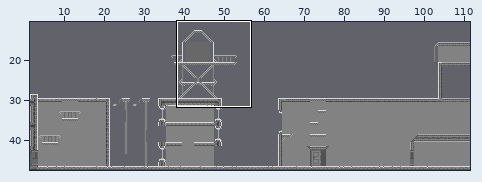
One commit to this Tiled map: resource/maps/fourth_level.tmx. The first picture is a wide view before the edit; the outline marks the close-up.
Close-up. As it was:
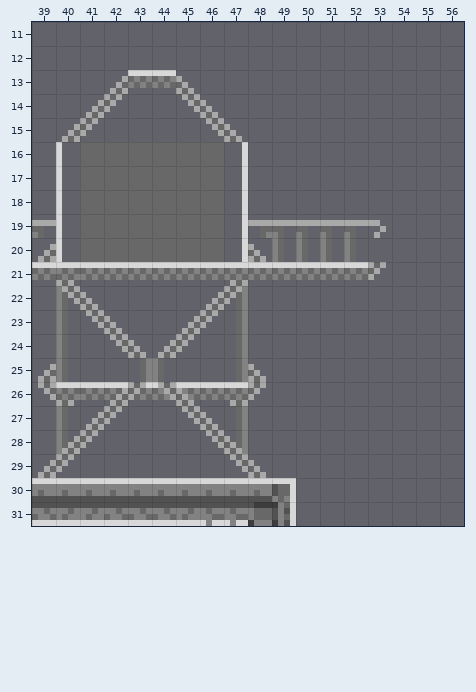
Cells are 4x4 px. Shown: x 39..56, y 11..31. The commit also changed other parts of the map, which this record leaves out.
After the commit:
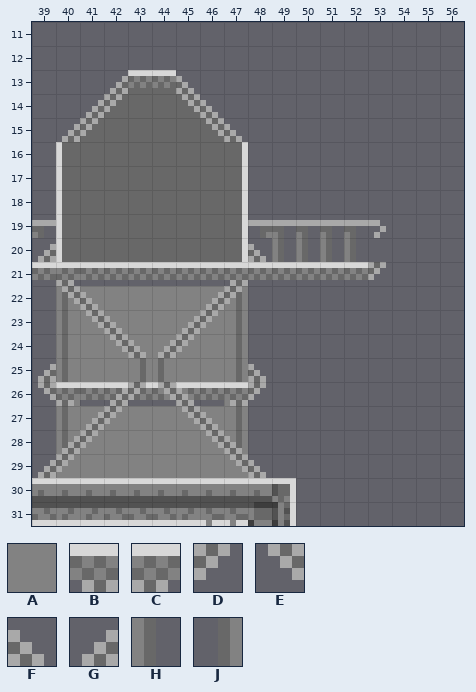
Key: from "city_tileset": A 36, B 76, C 76 flipped left-right, D 92, E 92 flipped left-right, F 92 flipped up-down, G 92 turned 180, H 209, J 209 flipped left-right.
_ is an empty cell.
Tiles replaced or removed in this view: B, C, D, E, F, G, H, J.
Tiles of an added or newly shown layer are drawn over the layers below it.
Difference:
Changed rows in their new state; . is an unchanged cell.
Layer "background" (added):
first column x 40:
22 AAAAAAAA
23 AAAAAAAA
24 AAAAAAAA
25 AAAAAAAA
26 A......A
27 AAAAAAAA
28 AAAAAAAA
29 AAAAAAAA
Layer "r/background" (now shown):
first column x 40:
22 H......J
23 H......J
24 H......J
25 H......J
26 C......B
27 H......J
28 H......J
29 D......E
Layer "r/front layer" (now shown):
first column x 40:
22 EF....GD
23 .EF..GD.
24 ..EFGD..
25 ...JH...
27 .GD..EF.
28 GD....EF
Layer "g/background" (now hidden):
first column x 40:
22 _......_
23 _......_
24 _......_
25 _......_
26 _......_
27 _......_
28 _......_
29 _......_
Layer "g/front layer" (now hidden):
first column x 40:
22 __....__
23 .__..__.
24 ..____..
25 ...__...
27 .__..__.
28 __....__
Boxes around the changes in both close-ups, in picture pixels (x1, y1, x2, y2):
changed: (56, 286, 248, 478)
